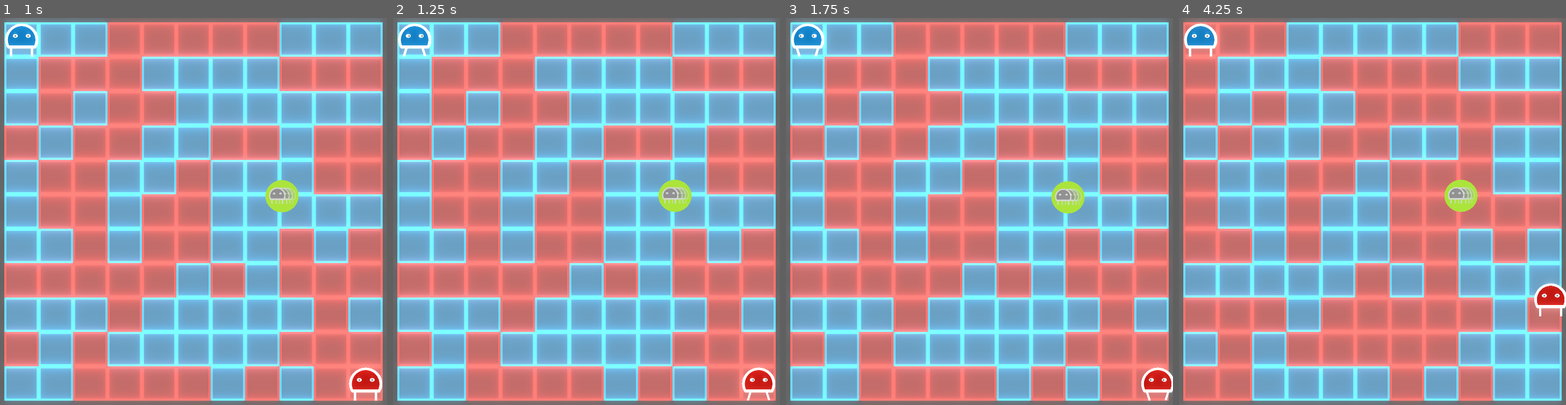
Above: before the commit, frames 1-4 (left to right).
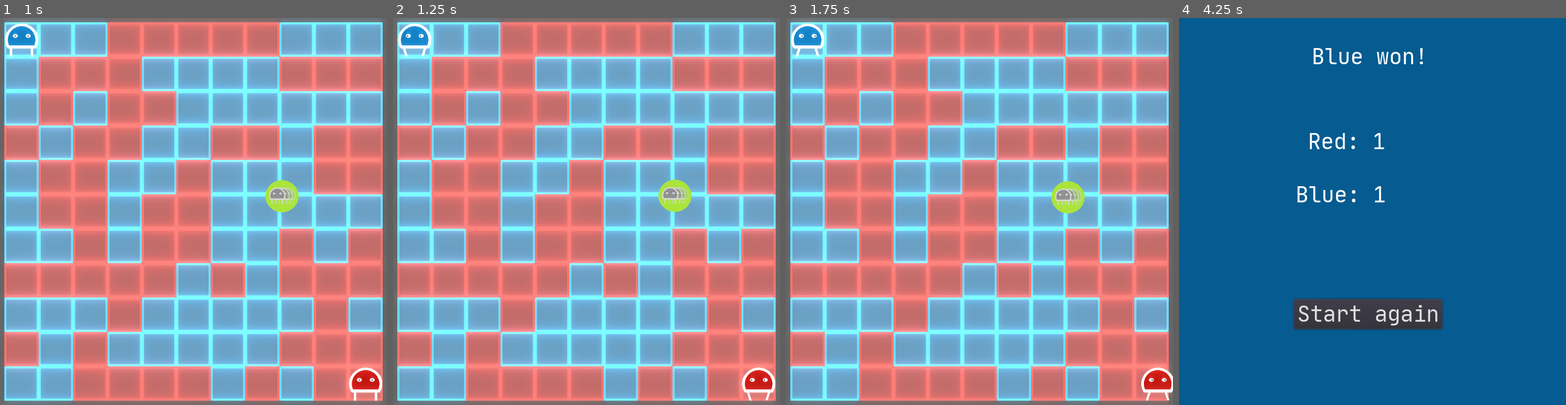
Above: after the commit, the same moments.

Repository: frcroth/hpi_gamejam2020_2colors
Game: Godot game, scene res://Scenes/UI/MainMenu.tscn
The game is run twice, just before and just after one commit, with the same random seed, the same clock (stepped at 60 frames per second) and the same inputs.
Inputs:
- Up to frame 1 (1 s): click "Start Game" at 0.5 s
- Up to frame 2 (1.25 s): no input
- Up to frame 3 (1.75 s): hold Right (ui_right) from 1.28 s (still down)
- Up to frame 4 (4.25 s): tap Enter at 2 s; release Right (ui_right) at 2.03 s; hold Down (ui_down) 2.03-2.78 s; tap Space at 2.75 s; hold Right (ui_right) 2.78-3.53 s; hold Up (ui_up) from 3.53 s (still down)

Frame 1 is identical in both runs. In frame 2, less than 0.1% of the frame differs, in the area x 2-98%, y 4-99%; in frame 3, less than 0.1%; in frame 4, 100%, in the area x 0-100%, y 0-100%.
Error before the commit: Invalid get index 'PLAYER_CAN_DIE_BY_DEATHZONE' (on base: 'Node (Globals.gd)'). (res://Scenes/Entities/Player.gd:128)

Commit message:
Fixed player win being reversed

Diff:
--- a/Scenes/Entities/Player.gd
+++ b/Scenes/Entities/Player.gd
@@ -122,10 +122,10 @@
 
 		#death by wrong tile
 		if(is_dead()):
-			print("Player ", player_number ," is dead!")
 			die()
 
-	if Globals.PLAYER_CAN_DIE_BY_DEATHZONE:
+	if Globals.PLAYERS_CAN_DIE_BY_DEATHZONE:
 		#death by deathzone
 		if(get_parent().get_node("DeathZone").body_in_area($Body)):
+			print("Player ", player_number ," dies!")
 			die()
--- a/Scenes/Entities/Player.tscn
+++ b/Scenes/Entities/Player.tscn
@@ -26,7 +26,7 @@
 use_parent_material = true
 scale = Vector2( 0.5, 0.5 )
 frames = ExtResource( 2 )
-frame = 1
+frame = 3
 playing = true
 offset = Vector2( 64, 64 )
 
--- a/Scenes/Grid/DeathZone.gd
+++ b/Scenes/Grid/DeathZone.gd
@@ -26,6 +26,7 @@
 func body_in_area(body):
 	for area in areas:
 		if(area.overlaps_body(body)):
+			print(body.get_parent().player_number, " is in deathzone")
 			return true
 	return false
 
--- a/Scenes/UI/Endgame.gd
+++ b/Scenes/UI/Endgame.gd
@@ -1,6 +1,6 @@
 extends Control
 
-var endtexts = ["Red won!", "Blue won!"]
+var endtexts = ["Blue won!", "Red won!"]
 
 # Called when the node enters the scene tree for the first time.
 func _ready():
@@ -13,8 +13,8 @@
 func player_won(player_num):
 	$WinnerColorRect.color = Globals.colors[player_num]
 	$WinnerLabel.text = endtexts[player_num]
-	$PointsRedLabel.text += str(Globals.wins[0])
-	$PointsBlueLabel.text += str(Globals.wins[1])
+	$PointsRedLabel.text += str(Globals.wins[1])
+	$PointsBlueLabel.text += str(Globals.wins[0])
 # Called every frame. 'delta' is the elapsed time since the previous frame.
 #func _process(delta):
 #	pass
--- a/Scripts/Globals.gd
+++ b/Scripts/Globals.gd
@@ -2,13 +2,13 @@
 
 var blue = Color("075c91")
 var red = Color("910b07")
-var colors = [red, blue]
+var colors = [blue,red]
 
 var tilesize = 64.0
 var beattime = 0.66
 var GOODWILLTIME = 0.3
 var player_won = 0
-var PLAYERS_CAN_DIE_BY_TILE = false
+var PLAYERS_CAN_DIE_BY_TILE = true
 var PLAYERS_CAN_DIE_BY_DEATHZONE = true
 var ENABLE_DEATH_ZONE = true
 var death_zone_start = 4 # death zone starts contracting after ... secs
--- a/project.godot
+++ b/project.godot
@@ -27,6 +27,7 @@
 
 window/size/width=720
 window/size/height=720
+window/size/resizable=false
 
 [rendering]
 
